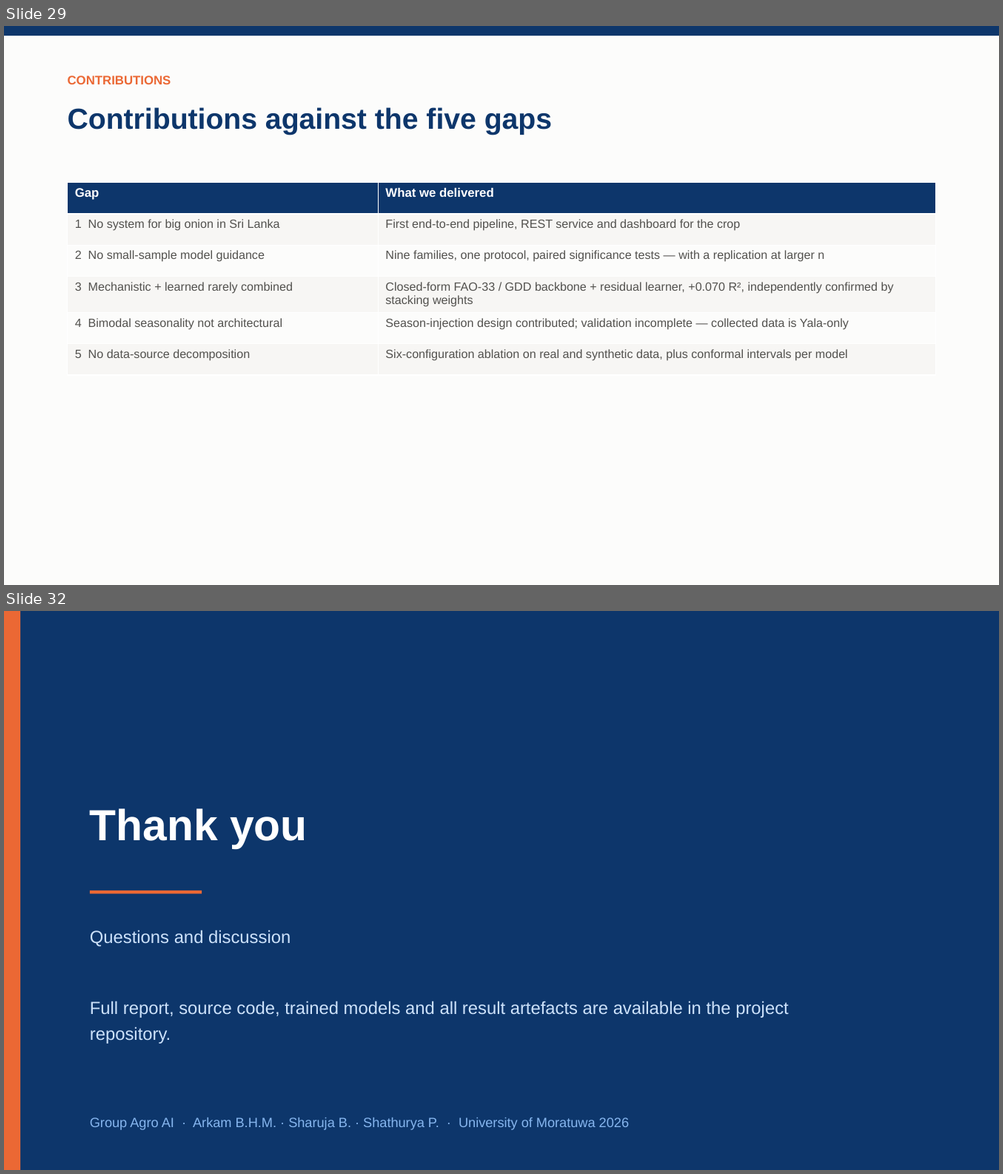
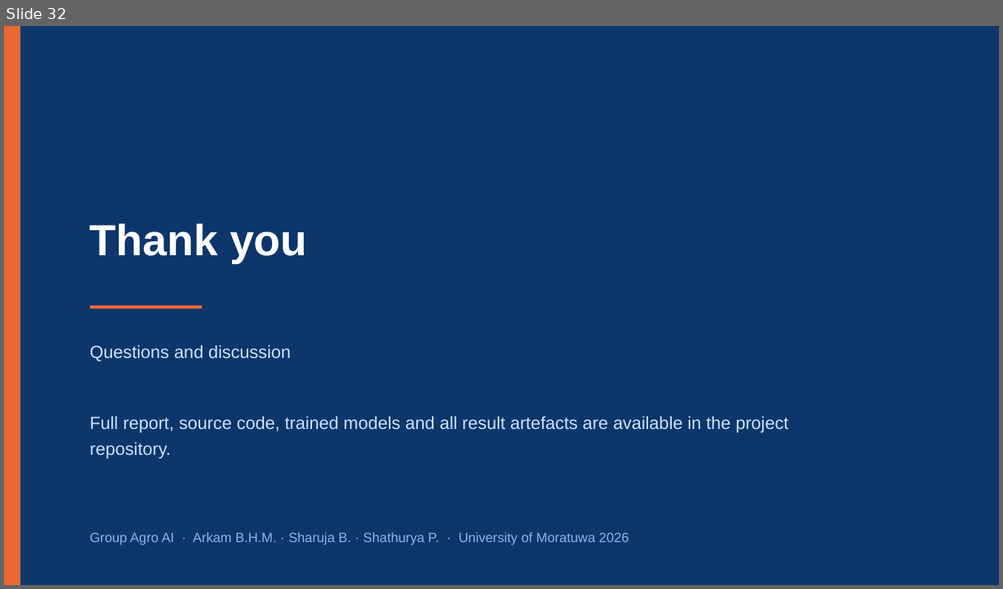
Before and after one commit to Arkambish/AgroAI, a slide deck: outputs/Final_Presentation_AgroAI.pptx. Shown one above the other, each under a label of ours: slides 29 and 32 before the commit, slide 32 after it; the slides between them are not shown. The pictures are 1003x1174 and 1003x589 pixels, drawn with LibreOffice and Linux fonts; fonts in the diff are those of the drawing. Boxes give left, top, right and bottom in pixels: in the first picture for what was removed or moved away, otherwise in the second. Text is boxed around its words. In the diff, an @@ line names an element or a change of style, - is before the commit and + after.

```diff
--- a/outputs/Final_Presentation_AgroAI.pptx
+++ b/outputs/Final_Presentation_AgroAI.pptx
@@ slide 29 removed at <box>4,26,999,585</box>, background #FCFCFB @@
@@ rectangle removed at <box>4,26,999,36</box> @@
@@ text removed at <box>68,76,171,84</box> @@
-CONTRIBUTIONS
@@ text removed at <box>68,107,552,135</box> @@
-Contributions against the five gaps
@@ table removed at <box>68,183,935,371</box>, 6 rows, 2 columns @@
-Gap | What we delivered
-1 No system for big onion in Sri Lanka | First end-to-end pipeline, REST service and dashboard for the crop
-2 No small-sample model guidance | Nine families, one protocol, paired significance tests — with a replication at larger n
-3 Mechanistic + learned rarely combined | Closed-form FAO-33 / GDD backbone + residual learner, +0.070 R², independently confirmed by stacking weights
-4 Bimodal seasonality not architectural | Season-injection design contributed; validation incomplete — collected data is Yala-only
-5 No data-source decomposition | Six-configuration ablation on real and synthetic data, plus conformal intervals per model
```
Also in this commit, not shown: 9 slides changed, 13 slides added, 12 other slides removed, 46 other files.
